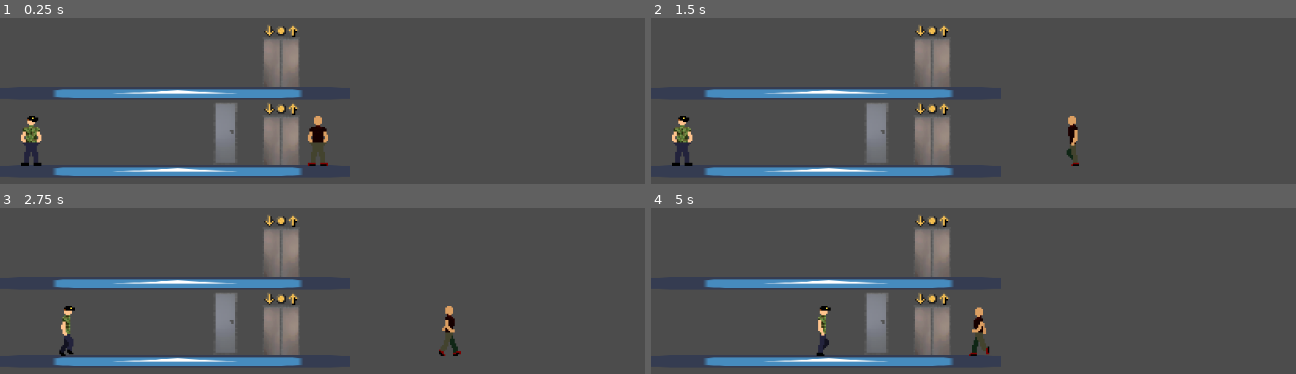
Above: before the commit, frames 1-4 (two rows, left to right).
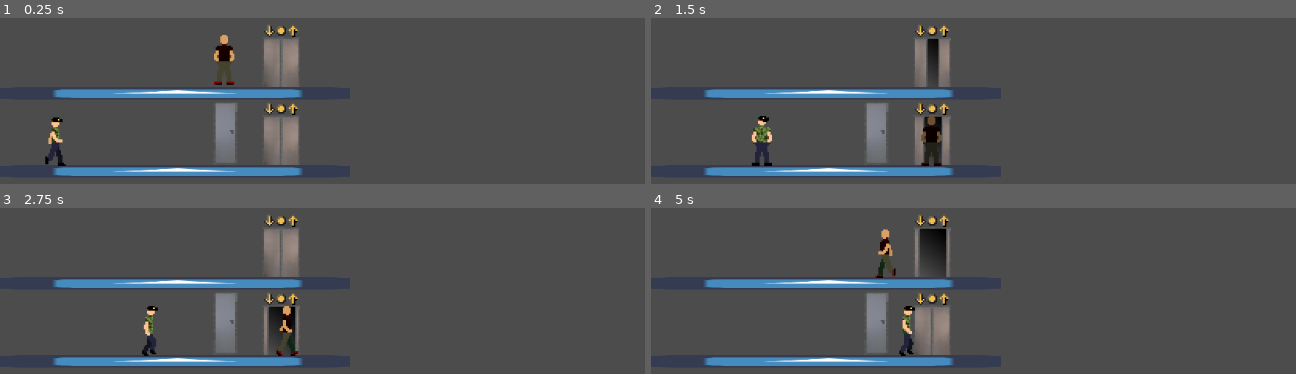
Above: after the commit, the same moments.

Repository: MihkelMK/suitsiidiindiviidid
Game: Godot game, scene res://main/Main.tscn
Same seed, same stepped clock (60 frames per second), same inputs: the game is played once before the commit and once after it. The engine's default icon, where the game draws it, is replaced by a stand-in: a white triangle on a blue panel in a dark square.
Inputs:
- Up to frame 1 (0.25 s): no input
- Up to frame 2 (1.5 s): hold Right (ui_right) 0.53-1.28 s; hold E 0.53-1.28 s; hold Left (ui_left) from 1.28 s (still down); tap E at 1.35 s
- Up to frame 3 (2.75 s): release Left (ui_left) at 2.03 s; hold Right (ui_right) from 2.03 s (still down); hold E from 2.03 s (still down)
- Up to frame 4 (5 s): release E at 2.78 s; tap E at 2.85, 4.35 s; release Right (ui_right) at 3.53 s; hold E 3.53-4.28 s; hold Left (ui_left) from 3.53 s (still down)

The runs differ from the first frame. In frame 1, 2.2% of the frame differs, in the area x 3-51%, y 10-90%; in frame 2, 3.1%, in the area x 3-67%, y 12-90%; in frame 3, 2.6%; in frame 4, 3.0%.

Commit message:
refactored FlipNode

Diff:
--- /dev/null
+++ b/src/main/FlipNode.gd
@@ -0,0 +1,7 @@
+extends Area2D
+
+export var time: float = 0
+
+func _on_FlipNode_body_entered(body):
+	body.wait(time)
+	body.flip()
--- a/src/main/FlipNode.tscn
+++ b/src/main/FlipNode.tscn
@@ -1,11 +1,16 @@
-[gd_scene load_steps=2 format=2]
+[gd_scene load_steps=3 format=2]
+
+[ext_resource path="res://main/FlipNode.gd" type="Script" id=1]
 
 [sub_resource type="RectangleShape2D" id=1]
 
 [node name="FlipNode" type="Area2D"]
 collision_layer = 2
 collision_mask = 2
+script = ExtResource( 1 )
 
 [node name="CollisionShape2D" type="CollisionShape2D" parent="."]
 scale = Vector2( 2, 2 )
 shape = SubResource( 1 )
+
+[connection signal="body_entered" from="." to="." method="_on_FlipNode_body_entered"]
--- a/src/main/Main.tscn
+++ b/src/main/Main.tscn
@@ -7,6 +7,7 @@
 [ext_resource path="res://main/Elements/Lift.tscn" type="PackedScene" id=5]
 [ext_resource path="res://main/Valvur.tscn" type="PackedScene" id=6]
 [ext_resource path="res://main/TimerNode.tscn" type="PackedScene" id=7]
+[ext_resource path="res://main/FlipNode.tscn" type="PackedScene" id=8]
 
 [node name="Main" type="Node"]
 
@@ -38,14 +39,21 @@
 goesToPath = NodePath("../LiftBottom")
 
 [node name="Player" parent="." instance=ExtResource( 1 )]
-position = Vector2( 408, 304 )
+position = Vector2( 288, 200 )
 
 [node name="Valvur" parent="." instance=ExtResource( 6 )]
-position = Vector2( 40, 304 )
+position = Vector2( 56, 304 )
 
 [node name="TimerNode" parent="." instance=ExtResource( 7 )]
-position = Vector2( 56, 288 )
-time = 2
+position = Vector2( 184, 288 )
+time = 0.5
+
+[node name="FlipNode" parent="." instance=ExtResource( 8 )]
+position = Vector2( 0, 280 )
+
+[node name="FlipNode2" parent="." instance=ExtResource( 8 )]
+position = Vector2( 440, 280 )
+time = 1.0
 
 [connection signal="body_entered" from="Locker" to="Locker" method="_on_Locker_body_entered"]
 [connection signal="body_exited" from="Locker" to="Locker" method="_on_Locker_body_exited"]
--- a/src/main/TimerNode.gd
+++ b/src/main/TimerNode.gd
@@ -1,6 +1,6 @@
 extends Area2D
 
-export var time: int
+export var time: float
 
 func _on_TimerNode_body_entered(body):
 	body.wait(time)
--- a/src/main/Valvur.gd
+++ b/src/main/Valvur.gd
@@ -42,7 +42,6 @@
 func flip():
 		direction = not direction
 		scale.x *= -1
-		print("Flip!")
 
 func wait(time):
 	wait = true
Not shown: 1 places in src/main/Main.tscn that only renumber resources
